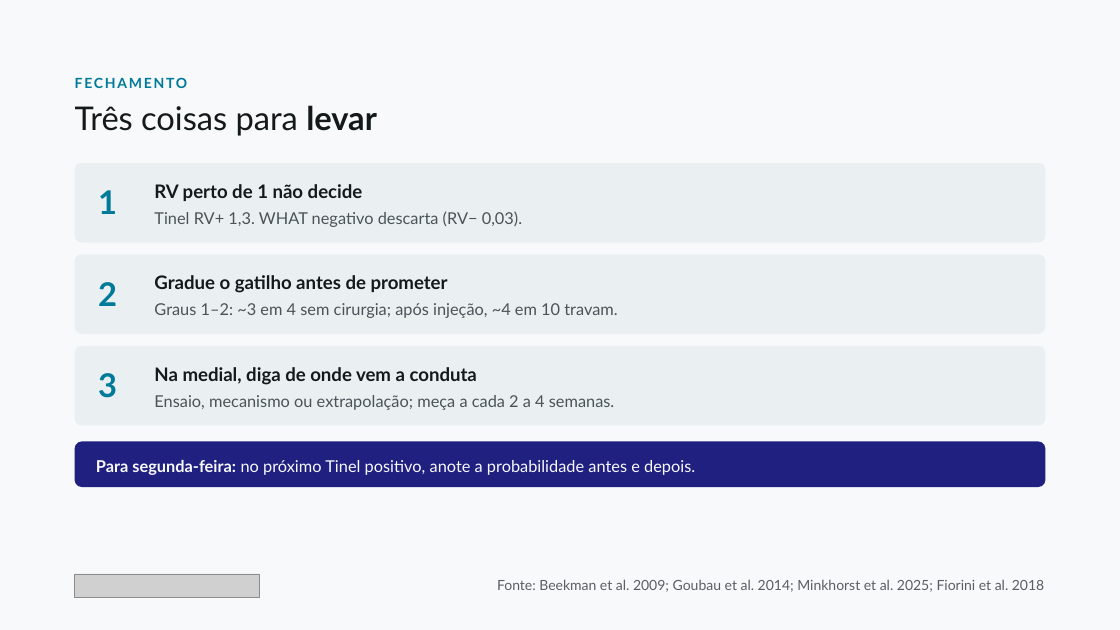
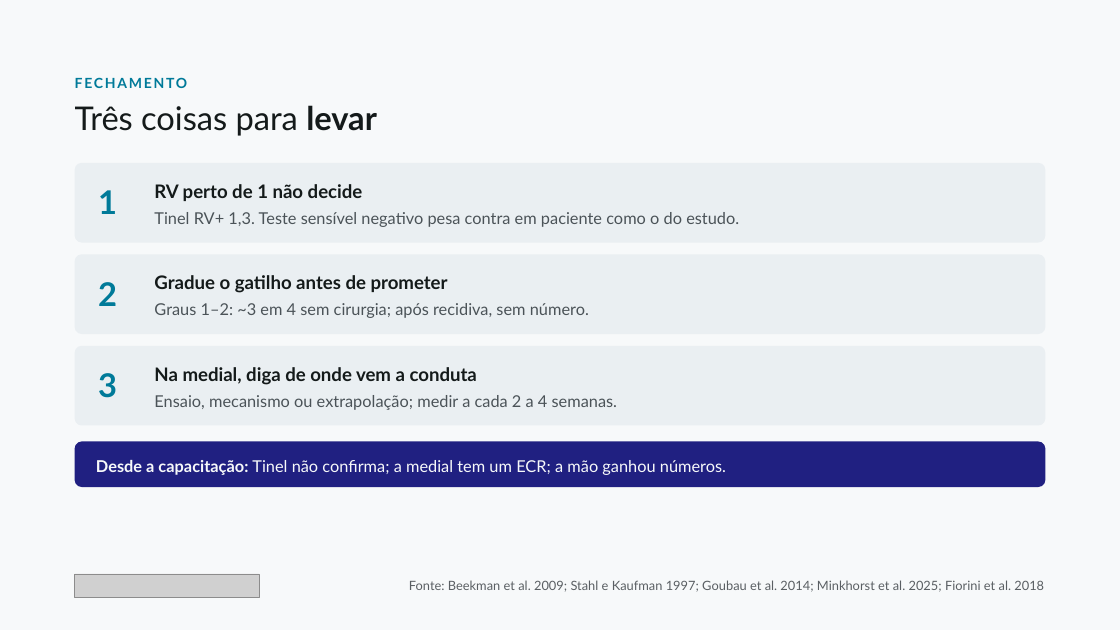
Before and after one commit to dossantosdanieel/illic, a slide deck: slide 27 of aulas/2026-11-cotovelo-medial-e-mao/04_aula/cotovelo-medial-e-mao.pptx (slide 28 before the commit). Drawn at 1120x630 pixels with LibreOffice and Linux fonts; fonts in the diff are those of the drawing; grey boxes stand for pictures. Boxes give left, top, right and bottom in pixels: in the first picture for what was removed or moved away, otherwise in the second. Text is boxed around its words. In the diff, an @@ line names an element or a change of style, - is before the commit and + after.

```diff
--- a/aulas/2026-11-cotovelo-medial-e-mao/04_aula/cotovelo-medial-e-mao.pptx
+++ b/aulas/2026-11-cotovelo-medial-e-mao/04_aula/cotovelo-medial-e-mao.pptx
@@ text at box(154, 212, 739, 227): text changed @@
-Tinel RV+ 1,3. WHAT negativo descarta (RV− 0,03).
+Tinel RV+ 1,3. Teste sensível negativo pesa contra em paciente como o do estudo.
@@ text at box(154, 303, 589, 318): text changed @@
-Graus 1–2: ~3 em 4 sem cirurgia; após injeção, ~4 em 10 travam.
+Graus 1–2: ~3 em 4 sem cirurgia; após recidiva, sem número.
@@ text at box(154, 395, 617, 410): text changed @@
-Ensaio, mecanismo ou extrapolação; meça a cada 2 a 4 semanas.
+Ensaio, mecanismo ou extrapolação; medir a cada 2 a 4 semanas.
@@ text in rounded rectangle at box(96, 460, 726, 475): text changed @@
-Para segunda-feira: no próximo Tinel positivo, anote a probabilidade antes e depois.
+Desde a capacitação: Tinel não confirma; a medial tem um ECR; a mão ganhou números.
@@ text at box(409, 580, 1044, 592): text changed; size 12 to 11 pt @@
-Fonte: Beekman et al. 2009; Goubau et al. 2014; Minkhorst et al. 2025; Fiorini et al. 2018
+Fonte: Beekman et al. 2009; Stahl e Kaufman 1997; Goubau et al. 2014; Minkhorst et al. 2025; Fiorini et al. 2018
```
Also in this commit, not shown: 20 other slides changed, 1 slide removed, 22 other files.
